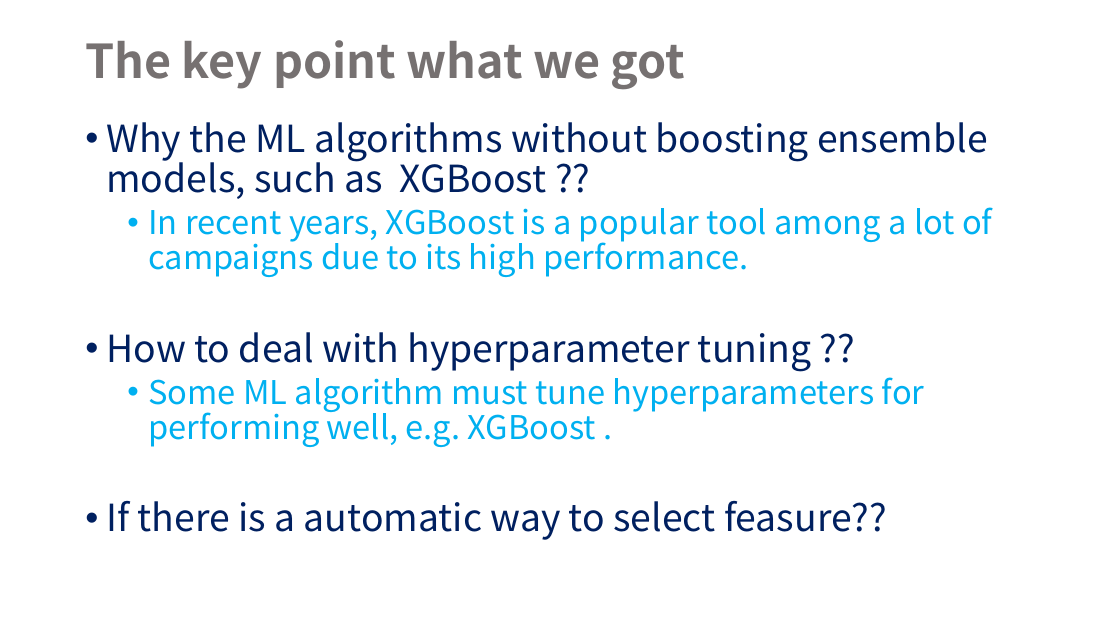
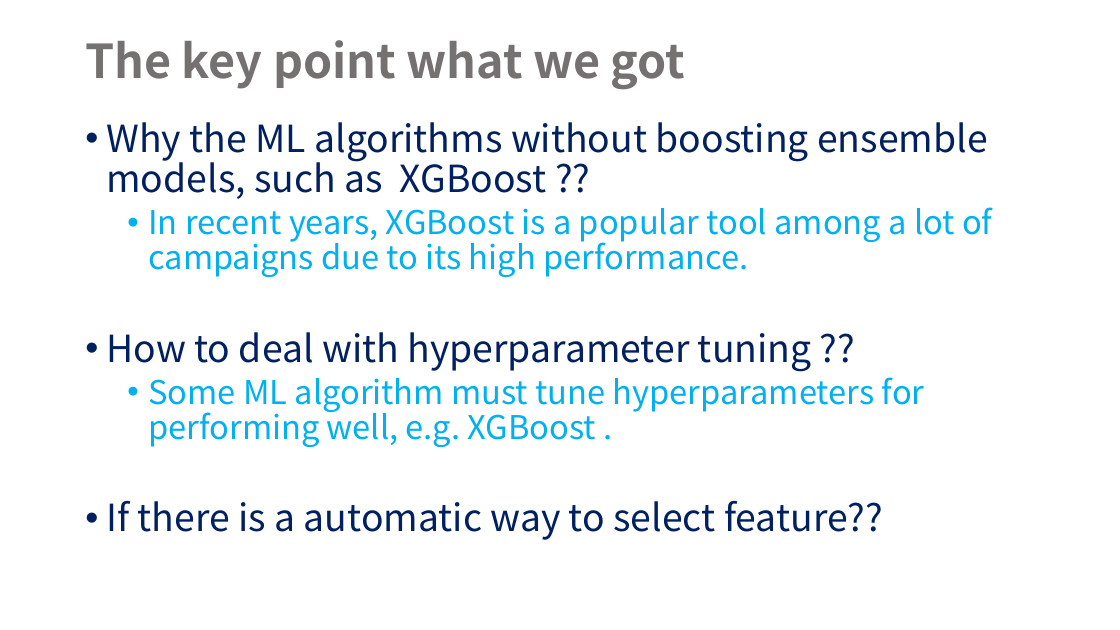
Before and after one commit to 1102-NCCUbioinf/finalproject-final_project_group3, a slide deck: slide 8 of results/final_Project 0616.pptx. Drawn at 1120x630 pixels with LibreOffice and Linux fonts; fonts in the diff are those of the drawing. Boxes give left, top, right and bottom in pixels: in the first picture for what was removed or moved away, otherwise in the second. Text is boxed around its words. In the diff, an @@ line names an element or a change of style, - is before the commit and + after.

```diff
--- a/results/final_Project 0616.pptx
+++ b/results/final_Project 0616.pptx
@@ text at (106,501,883,540): text changed @@
-• If there is a automatic way to select feasure??
+• If there is a automatic way to select feature??
```
Also in this commit, not shown: 4 other slides changed.
